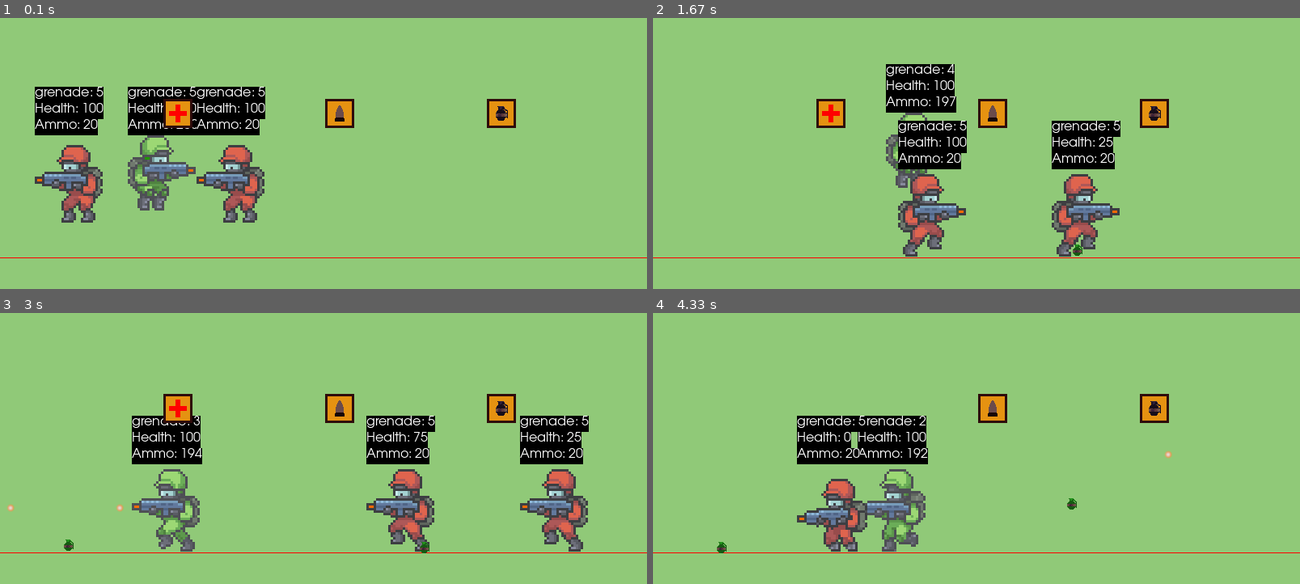
Above: before the commit, frames 1-4 (two rows, left to right).
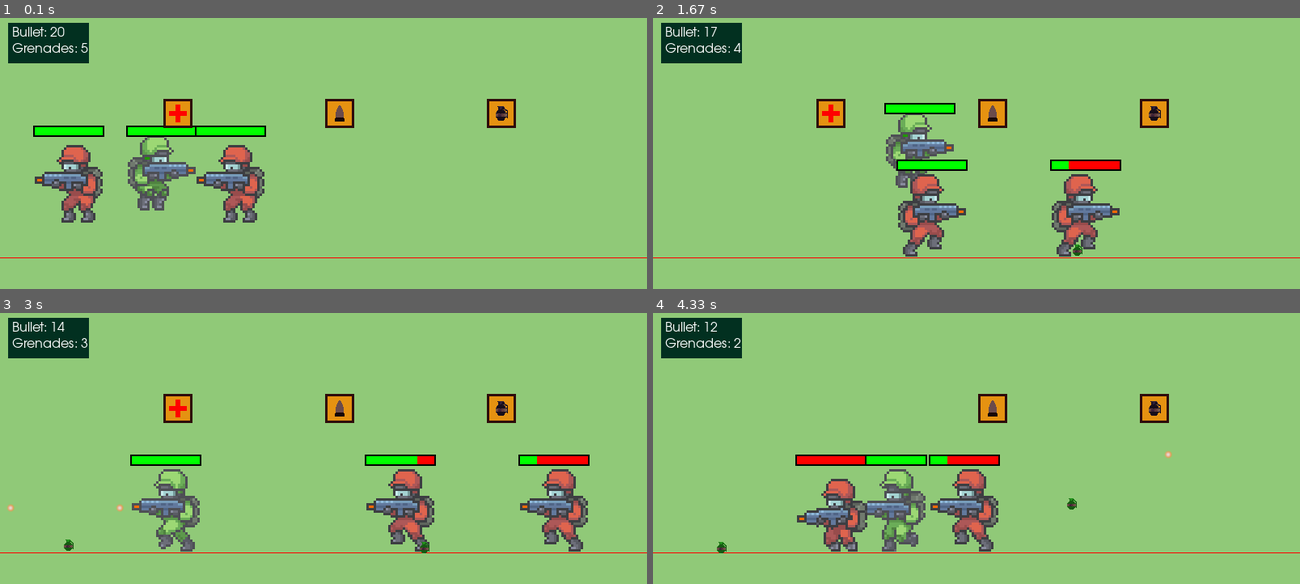
Above: after the commit, the same moments.

Repository: kus0023/shooter-game-pygame
Game: pygame game, started from src/main.py
The game is run twice, just before and just after one commit, with the same random seed, the same clock (stepped at 60 frames per second) and the same inputs.
Inputs:
- Up to frame 1 (0.1 s): no input
- Up to frame 2 (1.67 s): tap Space at 0.33, 0.73, 1.03, 1.23, 1.57 s; hold D 0.67-1.13 s; tap F at 0.82 s; hold W 1.17-1.47 s; hold D from 1.5 s (still down)
- Up to frame 3 (3 s): tap Space at 1.87, 2.07, 2.37, 2.63, 2.93 s; release D at 1.97 s; hold A 2-2.53 s; tap F at 2.15 s; hold A 2.57-2.97 s
- Up to frame 4 (4.33 s): hold W 3-3.37 s; tap Space at 3.07, 3.47, 3.77, 4.13 s; hold D 3.4-4.03 s; tap F at 3.55 s; hold A from 4.07 s (still down)

The runs differ from the first frame. In frame 1, 7.2% of the frame differs, in the area x 1-42%, y 1-44%; in frame 2, 7.6%; in frame 3, 7.4%; in frame 4, 7.6%, in the area x 1-54%, y 1-89%.

Commit message:
PART 7(b) | Health Bar (https://www.youtube.com/watch?v=IVer6kbsARY&list=PLjcN1EyupaQm20hlUE11y9y8EY2aXLpnv&t=1454s)

Diff:
--- a/src/main.py
+++ b/src/main.py
@@ -25,9 +25,16 @@
 # grenade
 grenade = False
 
+# Font
+FONT_FUTURA = pygame.font.SysFont("futurawindows", 16)
+
 # Colors
 BG = (144, 201, 120)
+BLACK = (0, 0, 0)
+WHITE = (255, 255, 255)
 RED = (255, 0, 0)
+GREEN = (0, 255, 0)
+DARK_GREEN = (2, 48, 32)
 
 # images
 bullet_img = pygame.image.load("src/assets/img/icons/bullet.png").convert_alpha()
@@ -230,32 +237,28 @@
             self.is_alive = False
             self.update_action("Death")
 
+    def draw_health_bar(self):
+        # Health Bar
+        border = pygame.Surface(((self.rect.width + 4), 14))
+        border.fill(BLACK)
+        health_bg_surf = pygame.Surface((self.rect.width, 10))
+        health_bg_surf.fill(RED)
+        ratio = self.health / self.max_health
+        health_surf = pygame.Surface((self.rect.width * ratio, 10))
+        health_surf.fill(GREEN)
+        health_rect = health_bg_surf.get_rect()
+        health_rect.bottomleft = self.rect.topleft
+        x = health_rect.x - 2
+        y = health_rect.y - 2
+        screen.blit(border, (x, y))
+        screen.blit(health_bg_surf, health_rect)
+        screen.blit(health_surf, health_rect)
+
     def draw(self):
         img = pygame.transform.flip(self.image, self.flip, False)
         screen.blit(img, self.rect)
 
-        font = pygame.font.SysFont("Futura", 16)
-        # ammo
-        ammo_surface = font.render(
-            f"Ammo: {self.ammo}", True, (255, 255, 255), (0, 0, 0)
-        )
-        ammo_rect = ammo_surface.get_rect()
-        ammo_rect.bottomleft = self.rect.topleft
-        screen.blit(ammo_surface, ammo_rect)
-        # health
-        health_surface = font.render(
-            f"Health: {self.health}", True, (255, 255, 255), (0, 0, 0)
-        )
-        health_rect = health_surface.get_rect()
-        health_rect.bottomleft = ammo_rect.topleft
-        screen.blit(health_surface, health_rect)
-        # grenade
-        grenade_surface = font.render(
-            f"grenade: {self.grenades}", True, (255, 255, 255), (0, 0, 0)
-        )
-        grenade_rect = grenade_surface.get_rect()
-        grenade_rect.bottomleft = health_rect.topleft
-        screen.blit(grenade_surface, grenade_rect)
+        self.draw_health_bar()
 
 
 class ItemBox(pygame.sprite.Sprite):
@@ -276,6 +279,32 @@
                 player.grenades = min(player.grenades + 5, player.max_grenades)
 
             self.kill()
+
+
+class AmmoUI(pygame.sprite.Sprite):
+    def __init__(self):
+        super().__init__()
+        self.image = pygame.Surface((100, 50))
+        self.image.fill(DARK_GREEN)
+        self.rect = self.image.get_rect()
+        self.rect.topleft = (10, 10)
+
+    def update(self, soldier: Soldier):
+        self.image.fill(DARK_GREEN)
+        padding = 5
+        # create surface for bullets
+        bullet_surf = FONT_FUTURA.render(f"Bullet: {soldier.ammo}", True, WHITE)
+
+        # create surface for grenades
+        grenade_surf = FONT_FUTURA.render(f"Grenades: {soldier.grenades}", True, WHITE)
+
+        self.image.blits(
+            [
+                (bullet_surf, (padding, padding)),
+                (grenade_surf, (padding, padding + bullet_surf.get_rect().bottom)),
+            ]
+        )
+        screen.blit(self.image, self.rect)
 
 
 class Bullet(pygame.sprite.Sprite):
@@ -348,8 +377,8 @@
 
             # do damage to enemies if nearby
             for enemy in enemy_group:
-                distance_x = self.rect.centerx - enemy.rect.centerx
-                distance_y = self.rect.centery - enemy.rect.centery
+                distance_x = abs(self.rect.centerx - enemy.rect.centerx)
+                distance_y = abs(self.rect.centery - enemy.rect.centery)
                 if distance_x < max_distance and distance_y < max_distance:
                     enemy.health -= 50
 
@@ -396,7 +425,7 @@
 x = 200
 y = 200
 scale = 3
-player = Soldier("player", x, y, scale, 5, 200)
+player = Soldier("player", x, y, scale, 5, 20)
 enemy_group.add(
     [
         Soldier("enemy", x + 100, y, scale, 5, 20),
@@ -410,6 +439,7 @@
         ItemBox("Grenade", 600, 100),
     ]
 )
+ammo_ui = AmmoUI()
 
 enemy_moving_left = True
 enemy_moving_right = False
@@ -437,6 +467,8 @@
     explosion_group.draw(screen)
     item_box_group.update()
     item_box_group.draw(screen)
+
+    ammo_ui.update(player)
 
     if player.is_alive:
         # shoot bullets
